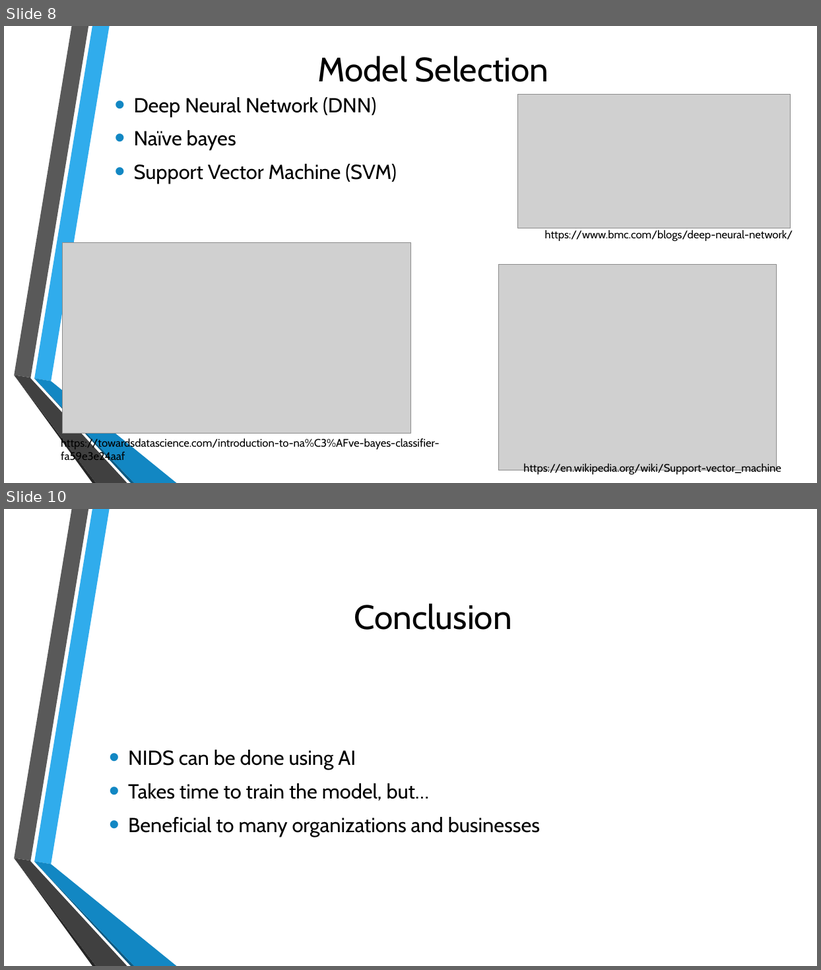
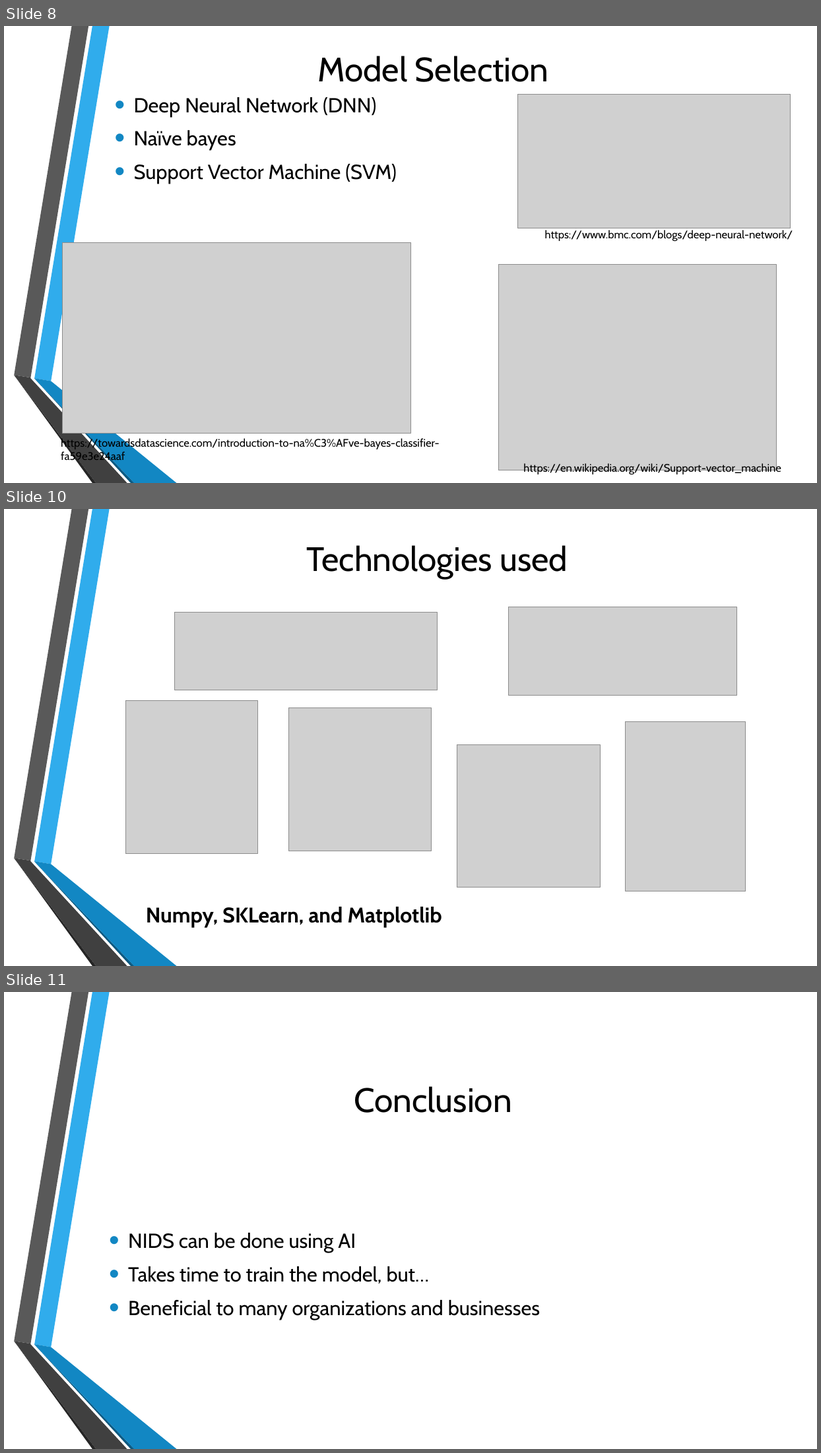
Before and after one commit to Clementine2829/honors-project, a slide deck: docs/216025117_C_Mamogale_Alpha_Presentation.pptx. Shown one above the other, each under a label of ours: slides 8 and 10 before the commit, slides 8, 10 and 11 after it; the slides between them are not shown. The pictures are 821x970 and 821x1453 pixels, drawn with LibreOffice and Linux fonts; fonts in the diff are those of the drawing; grey boxes stand for pictures; background and template pictures are left out. Boxes give left, top, right and bottom in pixels: in the first picture for what was removed or moved away, otherwise in the second. Text is boxed around its words. In the diff, an @@ line names an element or a change of style, - is before the commit and + after.

```diff
--- a/docs/216025117_C_Mamogale_Alpha_Presentation.pptx
+++ b/docs/216025117_C_Mamogale_Alpha_Presentation.pptx
@@ slide 10 added at [4, 509, 817, 966], background picture (left out); not listed: 6 template elements that a slide beside it also shows @@
@@ title added at [306, 545, 568, 578], 40 pt, text #000000 @@
+Technologies used
@@ picture added at [509, 607, 737, 696] @@
@@ picture added at [175, 613, 437, 690] @@
@@ picture added at [125, 700, 257, 854] @@
@@ picture added at [289, 708, 432, 851] @@
@@ picture added at [626, 722, 746, 891] @@
@@ picture added at [457, 745, 600, 888] @@
@@ text added at [146, 907, 442, 928], 25 pt, text #000000, bold @@
+Numpy, SKLearn, and Matplotlib
@@ what was slide 10 is now slide 11 @@
```
Also in this commit, not shown: 1 slide changed, 3 other files.
